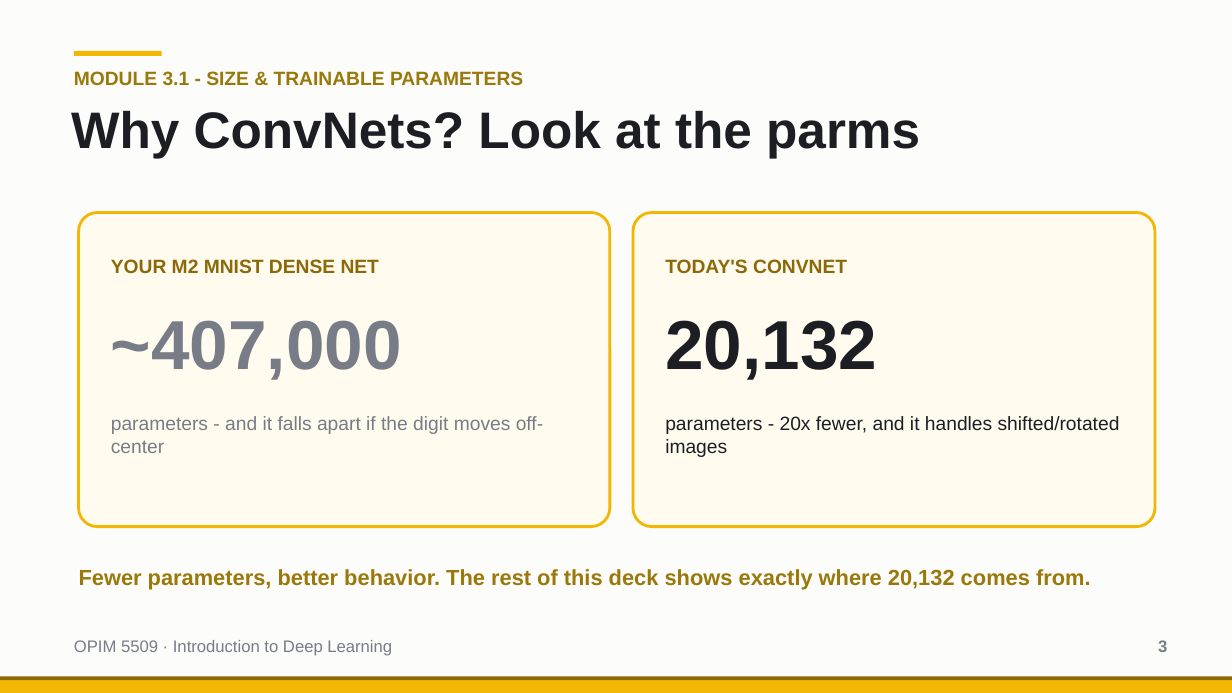
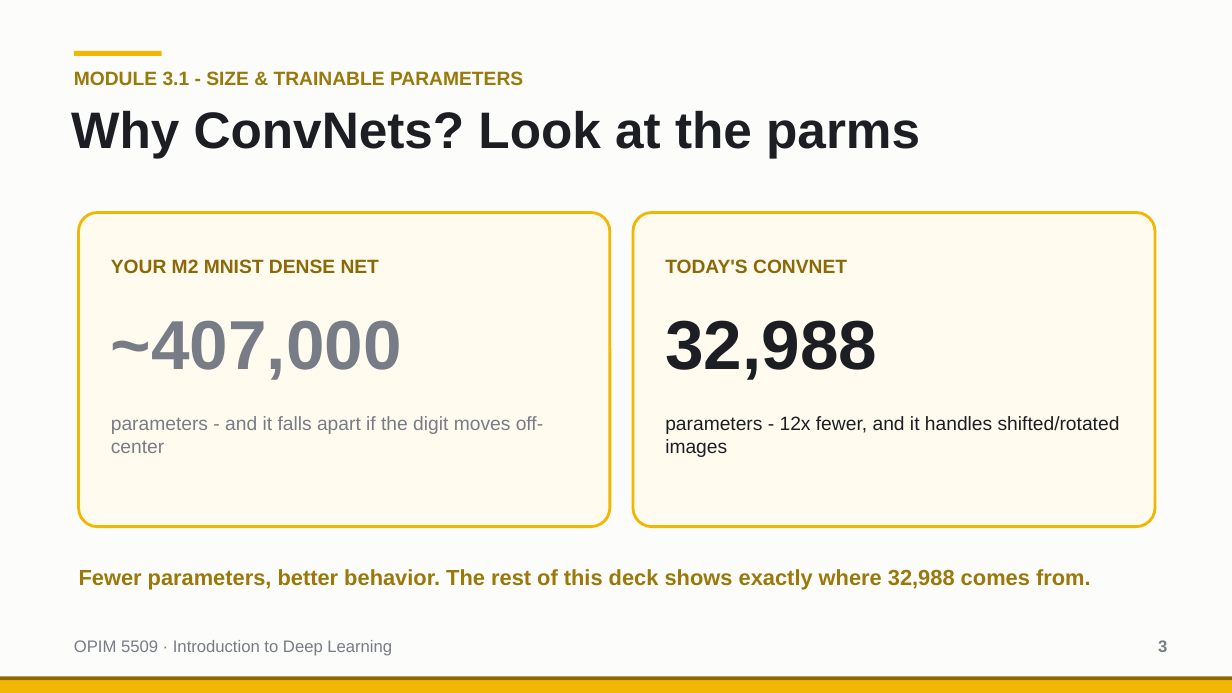
Before and after one commit to drdave-teaching/OPIM5509Files, a slide deck: slide 3 of OPIM5509_Module3_Files/slides/Math for a Simple ConvNet.pptx. Drawn at 1232x693 pixels with LibreOffice and Linux fonts; fonts in the diff are those of the drawing. Boxes give left, top, right and bottom in pixels: in the first picture for what was removed or moved away, otherwise in the second. Text is boxed around its words. In the diff, an @@ line names an element or a change of style, - is before the commit and + after.

```diff
--- a/OPIM5509_Module3_Files/slides/Math for a Simple ConvNet.pptx
+++ b/OPIM5509_Module3_Files/slides/Math for a Simple ConvNet.pptx
@@ text at <box>665,320,877,380</box>: text changed @@
-20,132
+32,988
@@ text at <box>665,416,1120,457</box>: text changed @@
-parameters - 20x fewer, and it handles shifted/rotated images
+parameters - 12x fewer, and it handles shifted/rotated images
@@ text at <box>79,569,1091,590</box>: text changed @@
-Fewer parameters, better behavior. The rest of this deck shows exactly where 20,132 comes from.
+Fewer parameters, better behavior. The rest of this deck shows exactly where 32,988 comes from.
```
Also in this commit, not shown: 12 other slides changed, 3 other files.
